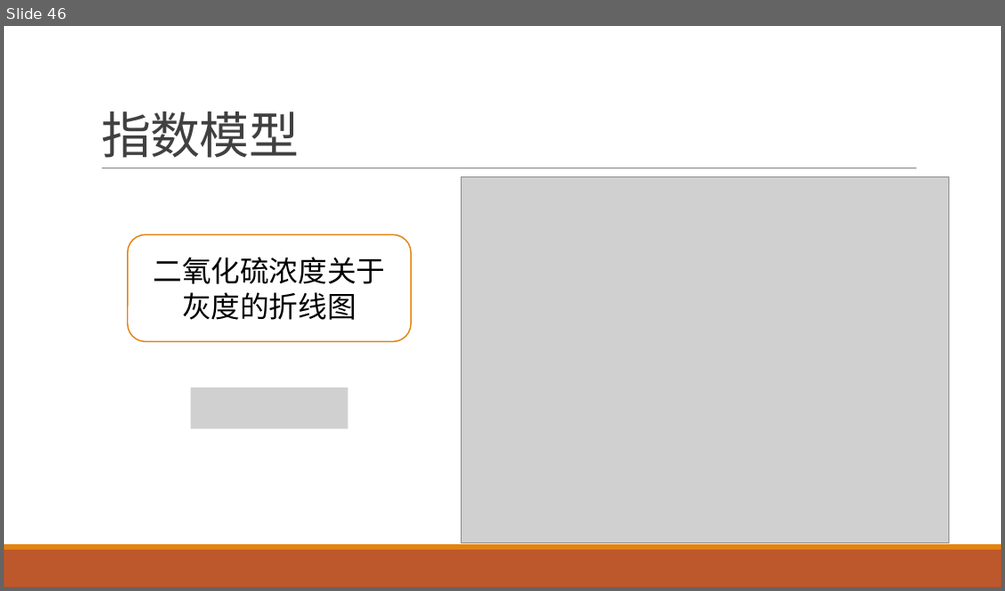
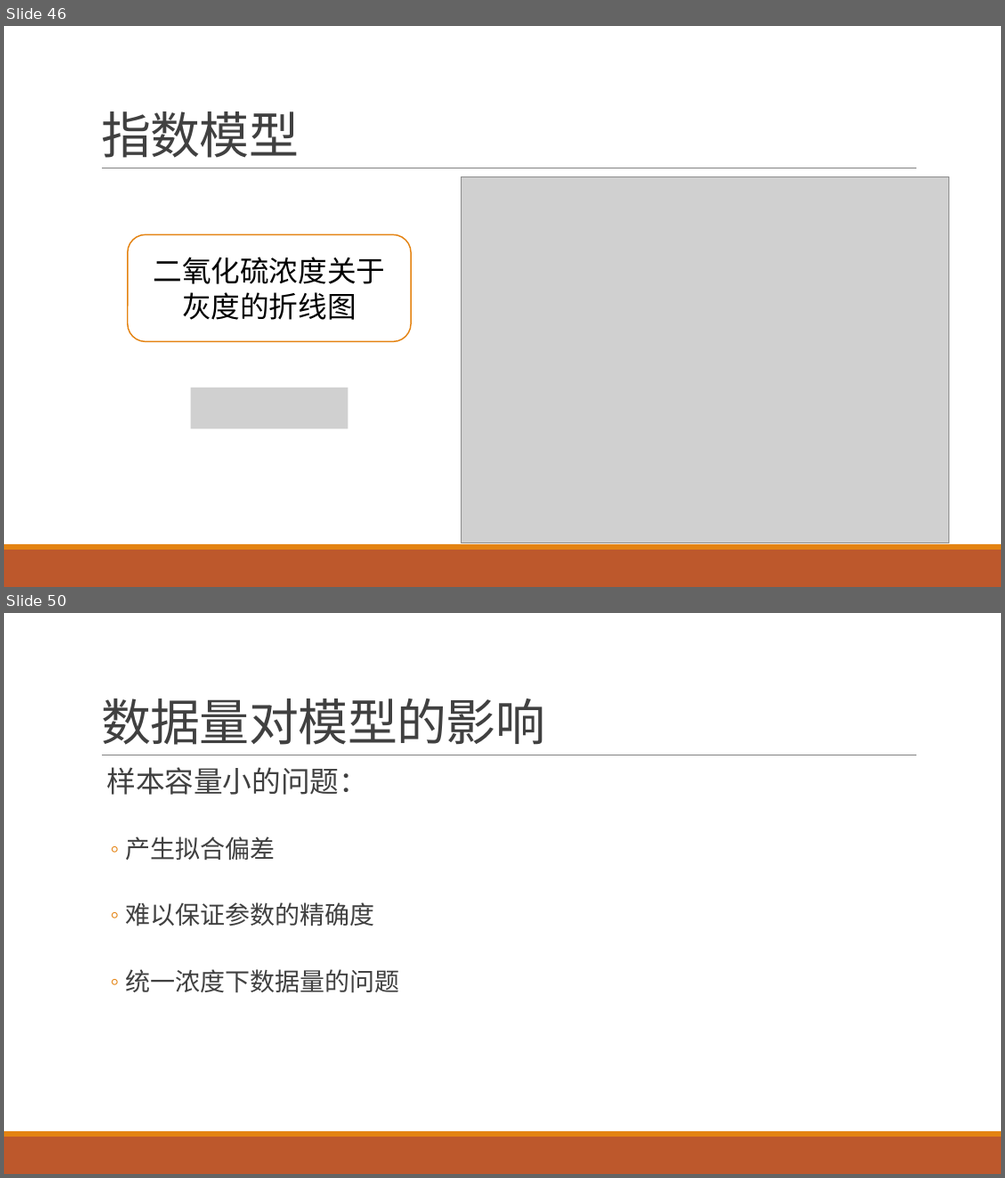
Before and after one commit to yuanjingsong/MCM_Homework, a slide deck: PreG21.pptx. Shown one above the other, each under a label of ours: slide 46 before the commit, slides 46 and 50 after it; the slides between them are not shown. The pictures are 1005x591 and 1005x1178 pixels, drawn with LibreOffice and Linux fonts; fonts in the diff are those of the drawing; grey boxes stand for pictures. Boxes give left, top, right and bottom in pixels: in the first picture for what was removed or moved away, otherwise in the second. Text is boxed around its words. In the diff, an @@ line names an element or a change of style, - is before the commit and + after.

```diff
--- a/PreG21.pptx
+++ b/PreG21.pptx
@@ slide 50 added at <box>4,613,1001,1174</box>, background #FFFFFF; not listed: 3 template elements that a slide beside it also shows @@
@@ title added at <box>101,698,545,745</box>, 48 pt, text #404040 @@
+数据量对模型的影响
@@ text added at <box>106,767,399,993</box>, 24 pt, text #404040 @@
+样本容量小的问题：
+  ◦ 产生拟合偏差
+  ◦ 难以保证参数的精确度
+  ◦ 统一浓度下数据量的问题
```
Also in this commit, not shown: 13 slides changed, 3 other slides added.
